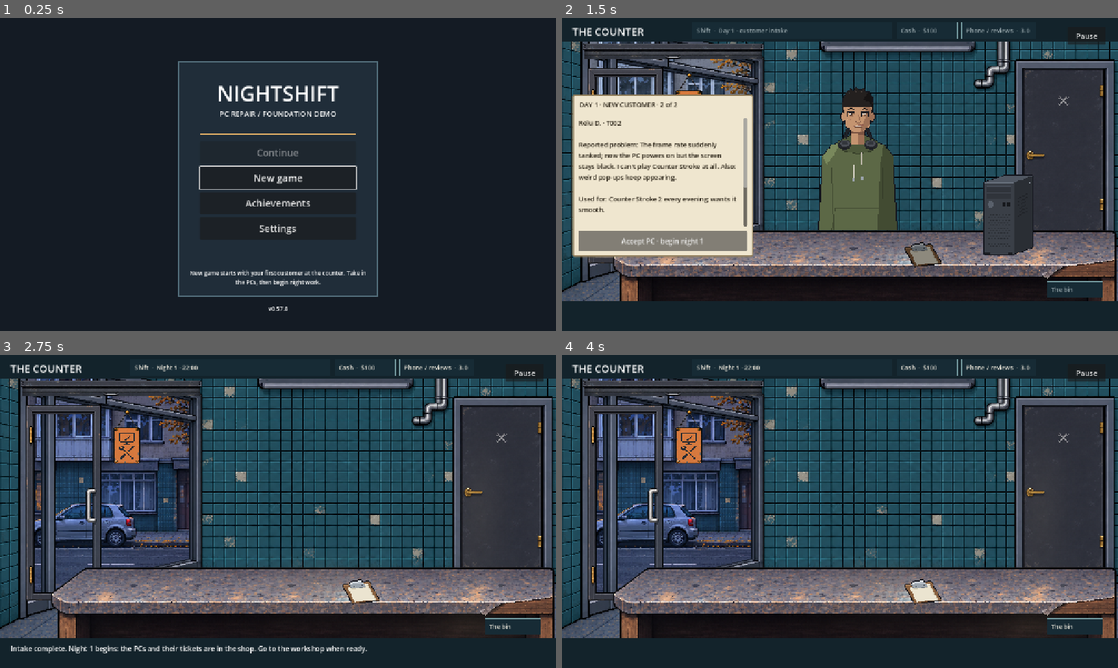
Above: before the commit, frames 1-4 (two rows, left to right).
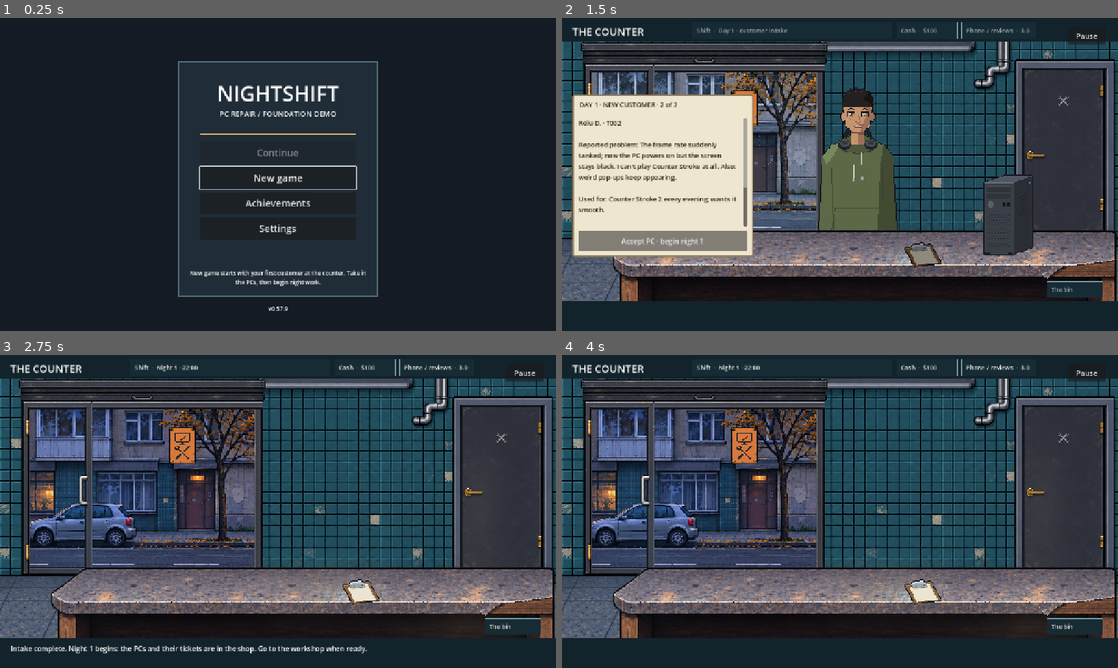
Above: after the commit, the same moments.

Repository: 123rearearcode/nighshift_real
Game: Godot game, scene res://scenes/start.tscn
Same seed, same stepped clock (60 frames per second), same inputs: the game is played once before the commit and once after it.
Inputs (mouse positions are in pixels of both pictures, inside the frame that each line leads up to; where the layout moved, square brackets give the same spot in the first picture):
- Up to frame 1 (0.25 s): no input
- Up to frame 2 (1.5 s): click "New game" at 0.5 s; click "Accept PC · next customer" at 1.25 s
- Up to frame 3 (2.75 s): click "Accept PC · begin night 1" at 2 s
- Up to frame 4 (4 s): click (617, 489) [617, 502] at 2.75 s; click (1029, 492) at 3.5 s

The runs differ from the first frame. In frame 1, less than 0.1% of the frame differs, in the area x 51-52%, y 92-94%; in frame 2, 11%; in frame 3, 16%, in the area x 0-48%, y 7-91%; in frame 4, 16%.

Commit message:
0.57.9: counter room front wall faces you flat (user's sketch), existing art only
The shell's own flat tiles cover its painted corner; the approved glass door,
its frame, the shutter box and the down shutter sit flat on the wall with the
street at eye level behind the glass. FrontDoor and Shutter hotspots moved onto
their pictures. No raster changed. D171; references in
art/references/counter_flat_layout/ (not loaded).

Co-Authored-By: Claude Opus 5.5 <noreply@anthropic.com>
Claude-Session: https://claude.ai/code/session_01RRHyDEgCNWig31UsohEBJ7

Diff:
--- a/project.godot
+++ b/project.godot
@@ -11,7 +11,7 @@
 [application]
 
 config/name="Nightshift Foundation Trial"
-config/version="0.57.8"
+config/version="0.57.9"
 run/main_scene="res://scenes/start.tscn"
 config/features=PackedStringArray("4.7")
 
--- a/scenes/rooms/counter.tscn
+++ b/scenes/rooms/counter.tscn
@@ -39,14 +39,14 @@
 ui_label = true
 
 [node name="FrontDoor" type="Button" parent="Hotspots"]
-offset_left = 30.0
-offset_top = 100.0
-offset_right = 232.0
-offset_bottom = 575.0
+offset_left = 52.0
+offset_top = 108.0
+offset_right = 213.0
+offset_bottom = 505.0
 script = ExtResource("2")
 action = "go:outside"
 label = "Front door: go outside"
-art_hint = "The shop's front door, on the left. Leads out to the street."
+art_hint = "The shop's glass front door, on the left of the flat front wall (0.57.9), standing on the floor line. Leads out to the street."
 placeholder_color = Color(0.235, 0.310, 0.369, 1)
 closed_at_dawn = true
 
@@ -62,14 +62,14 @@
 placeholder_color = Color(0.114, 0.165, 0.2, 0.25)
 
 [node name="Shutter" type="Button" parent="Hotspots"]
-offset_left = 48.0
-offset_top = 58.0
-offset_right = 464.0
-offset_bottom = 99.0
+offset_left = 44.0
+offset_top = 56.0
+offset_right = 612.0
+offset_bottom = 106.0
 script = ExtResource("2")
 action = "end_night"
 label = "Shutter: close for the night"
-art_hint = "The shutter switch or pull chain. Closing it ends the night."
+art_hint = "The shutter box over the whole glass front (0.57.9: flat on the front wall). Closing it ends the night."
 placeholder_color = Color(0.420, 0.231, 0.231, 1)
 
 [node name="BackDoor" type="Button" parent="Hotspots"]
--- a/scripts/rooms/counter_art.gd
+++ b/scripts/rooms/counter_art.gd
@@ -1,6 +1,7 @@
 # Approved Batch A revision 02 (0.57.5). Original PNG bytes and human approval are recorded in
 # art/rooms/counter_batch_a/manifest.json. This is presentation only: no clock, inventory or PC state.
 # Source art is mapped at draw time; it has not been repainted onto a different native pixel grid.
+# 0.57.9: the same approved pixels laid out on a flat front wall (see draw_room).
 extends RefCounted
 
 const RoomArt = preload("res://scripts/rooms/room_art.gd")
@@ -26,6 +27,20 @@
     "shutter_up": Rect2(82, 87, 1611, 142), "shutter_down": Rect2(82, 87, 1610, 717),
     "sign": Rect2(269, 249, 486, 984)
 }
+
+# 0.57.9 flat front wall (user's sketch, 26 November 2026). Screen positions; FLOOR_Y is the shell's floor line.
+const FLOOR_Y: float = 505.0
+const GLASS := Rect2(52, 106, 552, 399)             # door + shop window, from the top rail to the floor
+const DOOR := Rect2(52, 106, 161, 399)              # the approved glass door, its own frame on the left
+const FRAME_W: float = 18.0
+const DOOR_STILE := Rect2(242, 450, 60, 650)        # a hinge-free stretch of the door's left stile (source px)
+const DOOR_RAIL := Rect2(330, 107, 300, 64)         # a stretch of the door's top rail (source px)
+const SHUTTER := Rect2(44, 56, 568, 50)             # the shutter box, flat over the whole glass
+const SHUTTER_BAND := Vector2(291, 698)             # ten whole slats of the down shutter (source y)
+const SIGN := Rect2(390, 128, 60, 122)
+const TILE_STRIP := Rect2(606, 0, 169, 941)         # five whole tiles of the shell's flat wall (source px)
+const TILE_ROWS: Array = [28, 62, 95, 128, 161, 193, 226, 257, 288, 319, 349, 381, 412, 445, 478, 511, 544, 577, 610]
+const TILE_SHIFTS: Array = [0, 6, 13, 3, 9]         # row index each strip starts its tiles from
 
 var textures: Dictionary = {}
 
@@ -75,22 +90,85 @@
 
 func draw_room(canvas: CanvasItem, morning: bool, front_open: bool, workshop_open: bool, shutter_down: bool) -> void:
     canvas.draw_rect(Rect2(Vector2.ZERO, SCREEN), Color("15232b"))
-    # Exterior is limited to the left glazing. The room's genuine alpha holes reveal it.
+    _full(canvas, "shell")
+    # 0.57.9 (user, 26 November 2026, approving the layout from their sketch: "the design of the layout looks
+    # good. we will push this as a change to the layout of things, with the existing current assets"): the
+    # front wall faces the player flat. The shell's painted corner glazing is covered by its own flat tiles,
+    # and the glass door, shop window, shutter and street all sit flat on that wall. Existing pixels only.
+    _flat_wall(canvas)
     var outside: Texture2D = textures.get("morning" if morning else "dusk")
-    var glazing := Rect2(0, 0, 464, 610)
-    # 0.57.8 (user, 25 November 2026: the outside should be at street level): frame the street at eye level:
-    # the far pavement meets the room's floor line, with the parked cars, road and ground-floor shops behind.
-    var sample := Rect2(Vector2(280, 302), glazing.size * 1.032)
-    if outside != null: canvas.draw_texture_rect_region(outside, glazing, sample)
-    _full(canvas, "shell")
-    _sprite(canvas, "front_open" if front_open else "front_closed", Rect2(60, 115, 132 if front_open else 172, 450))
-    _sprite(canvas, "sign", Rect2(262, 128, 60, 122))
-    # 0.57.8 (user: "the door to the workshop is slightly off"): the leaf now fills the painted doorway
+    # The street at eye level (0.57.8 mapping kept): source = (280, 302) + screen position * 1.032.
+    if outside != null:
+        canvas.draw_texture_rect_region(outside, GLASS, Rect2(Vector2(280, 302) + GLASS.position * 1.032, GLASS.size * 1.032))
+    _glass_frame(canvas)
+    if front_open:
+        var closed: Rect2 = CROPS["front_closed"]
+        var opened: Rect2 = CROPS["front_open"]
+        var leaf: Vector2 = opened.size * (DOOR.size.y / closed.size.y)
+        _sprite(canvas, "front_open", Rect2(DOOR.position.x, DOOR.position.y - (leaf.y - DOOR.size.y) * 0.5, leaf.x, leaf.y))
+    else:
+        _sprite(canvas, "front_closed", DOOR)
+    _sprite(canvas, "sign", SIGN)
+    # 0.57.8 (user: "the door to the workshop is slightly off"): the leaf fills the painted doorway
     # (1062..1248 x 118..490) with its hinge side on the frame, closed and open alike.
     _sprite(canvas, "workshop_open" if workshop_open else "workshop_closed",
         Rect2(1109, 100, 139, 395) if workshop_open else Rect2(1062, 118, 186, 372))
-    _sprite(canvas, "shutter_down" if shutter_down else "shutter_up",
-        Rect2(48, 58, 416, 530) if shutter_down else Rect2(48, 58, 416, 37))
+    if shutter_down: _shutter_down(canvas)
+    else: _sprite(canvas, "shutter_up", SHUTTER)
+
+
+# The shell's own flat wall (5 whole tiles, source x 606..775), repeated leftwards over the painted corner.
+# Each strip moves its tile rows round by a whole number of rows so stains do not line up; the grimy last row
+# and the floor stay in place, so the floor line stays level at FLOOR_Y.
+func _flat_wall(canvas: CanvasItem) -> void:
+    var tex: Texture2D = textures.get("shell")
+    if tex == null: return
+    var k: Vector2 = SCREEN / SOURCE
+    var w: float = TILE_STRIP.size.x * k.x
+    var top: float = float(TILE_ROWS[0])
+    var body_end: float = float(TILE_ROWS[TILE_ROWS.size() - 1])
+    var i: int = 0
+    var x: float = TILE_STRIP.position.x * k.x - w
+    while x > -w:
+        var cut: float = float(TILE_ROWS[int(TILE_SHIFTS[i % TILE_SHIFTS.size()])])
+        var pieces: Array = [Vector2(0, top), Vector2(cut, body_end), Vector2(top, cut), Vector2(body_end, SOURCE.y)]
+        var y: float = 0.0
+        for p: Vector2 in pieces:
+            if p.y <= p.x: continue
+            var h: float = (p.y - p.x) * k.y
+            canvas.draw_texture_rect_region(tex, Rect2(x, y, w + 0.5, h + 0.5), Rect2(TILE_STRIP.position.x, p.x, TILE_STRIP.size.x, p.y - p.x))
+            y += h
+        x -= w
+        i += 1
+
+
+# Jambs, the mullion beside the door and the top rail: stretches of the approved door's own frame.
+func _glass_frame(canvas: CanvasItem) -> void:
+    var tex: Texture2D = textures.get("front_closed")
+    if tex == null: return
+    for x: float in [GLASS.position.x, DOOR.end.x - FRAME_W, GLASS.end.x - FRAME_W]:
+        canvas.draw_texture_rect_region(tex, Rect2(x, GLASS.position.y, FRAME_W, GLASS.size.y), DOOR_STILE)
+    canvas.draw_texture_rect_region(tex, Rect2(GLASS.position, Vector2(GLASS.size.x, FRAME_W + 1)), DOOR_RAIL)
+
+
+# The down shutter over the whole glass: its box and first slats, whole slat bands repeated, its bottom bar
+# on the floor line. Same horizontal scale throughout, so the slats keep their shape.
+func _shutter_down(canvas: CanvasItem) -> void:
+    var tex: Texture2D = textures.get("shutter_down")
+    if tex == null: return
+    var crop: Rect2 = CROPS["shutter_down"]
+    var s: float = SHUTTER.size.x / crop.size.x
+    var head: float = SHUTTER_BAND.x - crop.position.y
+    var tail: float = crop.end.y - SHUTTER_BAND.y
+    var y: float = SHUTTER.position.y
+    canvas.draw_texture_rect_region(tex, Rect2(SHUTTER.position.x, y, SHUTTER.size.x, head * s), Rect2(crop.position.x, crop.position.y, crop.size.x, head))
+    y += head * s
+    var end: float = FLOOR_Y - tail * s
+    while y < end - 0.5:
+        var h: float = minf((SHUTTER_BAND.y - SHUTTER_BAND.x) * s, end - y)
+        canvas.draw_texture_rect_region(tex, Rect2(SHUTTER.position.x, y, SHUTTER.size.x, h + 0.5), Rect2(crop.position.x, SHUTTER_BAND.x, crop.size.x, h / s))
+        y += h
+    canvas.draw_texture_rect_region(tex, Rect2(SHUTTER.position.x, end, SHUTTER.size.x, tail * s), Rect2(crop.position.x, SHUTTER_BAND.y, crop.size.x, tail))
 
 
 func draw_counter(canvas: CanvasItem, morning: bool) -> void:
--- a/tools/test_counter_art.gd
+++ b/tools/test_counter_art.gd
@@ -68,6 +68,12 @@
     check(customer.position + customer.size == Vector2(800, 488) and pc.position + pc.size == Vector2(1094, 550), "Batch B sprites follow the shared customer/PC anchors without resizing their pixels")
     check(customer.z_index < counter.counter_layer.z_index and pc.z_index > counter.counter_layer.z_index and counter.get_node("Hotspots").z_index > counter.counter_layer.z_index, "counter occludes the customer while the separate PC and clipboard remain above it")
     check(not counter.slip.get_rect().intersects(customer.get_rect()) and not counter.slip.get_rect().intersects(pc.get_rect()), "the intake paper leaves the customer and their PC visible")
+    # 0.57.9 (user's sketch): the front wall is flat; the glass block stands on the floor line and the door and
+    # shutter hotspots sit exactly on their pictures.
+    var door_spot: Rect2 = counter.hotspot("FrontDoor").get_rect()
+    var shutter_spot: Rect2 = counter.hotspot("Shutter").get_rect()
+    check(is_equal_approx(Art.GLASS.end.y, Art.FLOOR_Y) and is_equal_approx(Art.DOOR.end.y, Art.FLOOR_Y) and Art.GLASS.encloses(Art.DOOR) and is_equal_approx(Art.SHUTTER.end.y, Art.GLASS.position.y), "the glass door and shop window stand on the floor line, flat under the shutter box")
+    check(Art.DOOR.encloses(door_spot) and door_spot.size.x >= Art.DOOR.size.x - 1 and shutter_spot == Art.SHUTTER and not door_spot.intersects(shutter_spot), "the front-door and shutter hotspots sit on their pictures without overlapping")
     await hover(counter.hotspot("FrontDoor"))
     check(not counter.room_layer.front_open, "gated intake does not visually open the disabled front door")
     var glass: bool = true
Not shown, added: art/references/counter_flat_layout/.gdignore
Binary file added: art/references/counter_flat_layout/in_game_preview.png
Binary file added: art/references/counter_flat_layout/layout_mockups.png
Binary file added: art/references/counter_flat_layout/sketch_reading.png
Binary file added: art/references/counter_flat_layout/user_sketch.png
Not shown, changed: CHANGELOG.md
Not shown, changed: DEVELOPMENT.md
Not shown, changed: HANDOFF.md
Not shown, changed: docs/ART_ASSET_LOG.md
Not shown, changed: docs/ART_PRODUCTION_PROGRESS.md
Not shown, changed: docs/DECISIONS.md
Not shown, changed: docs/MENU_NAVIGATION.md
(and 1 more such lines)
